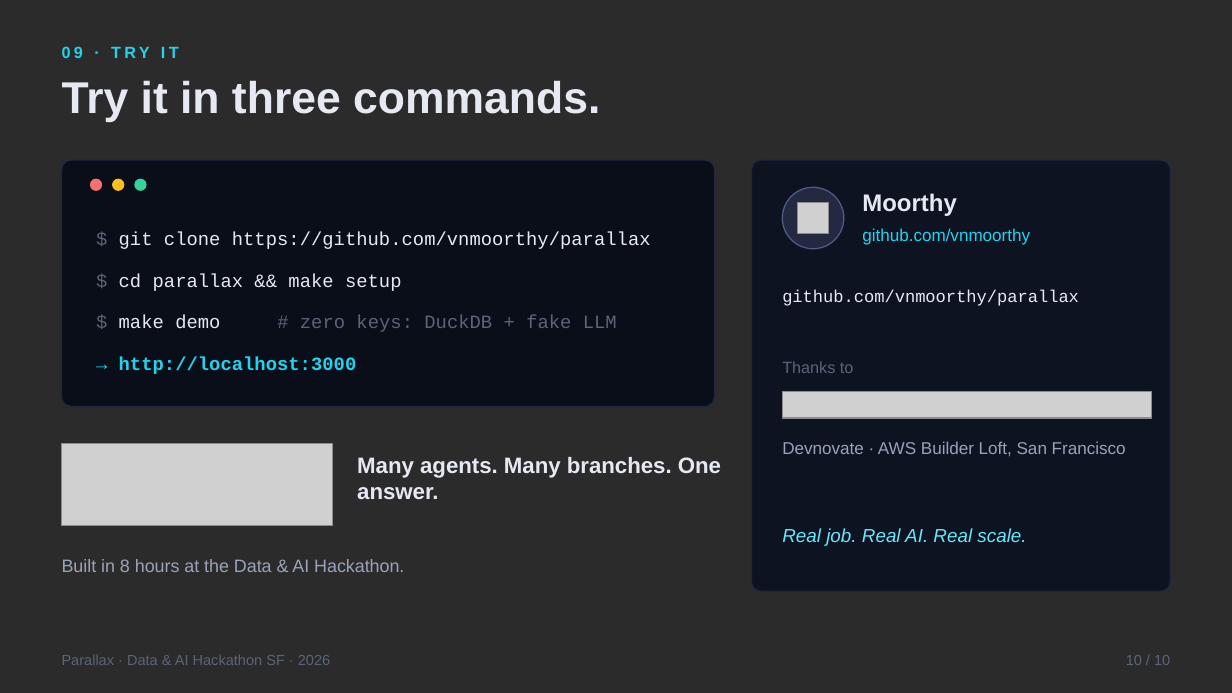
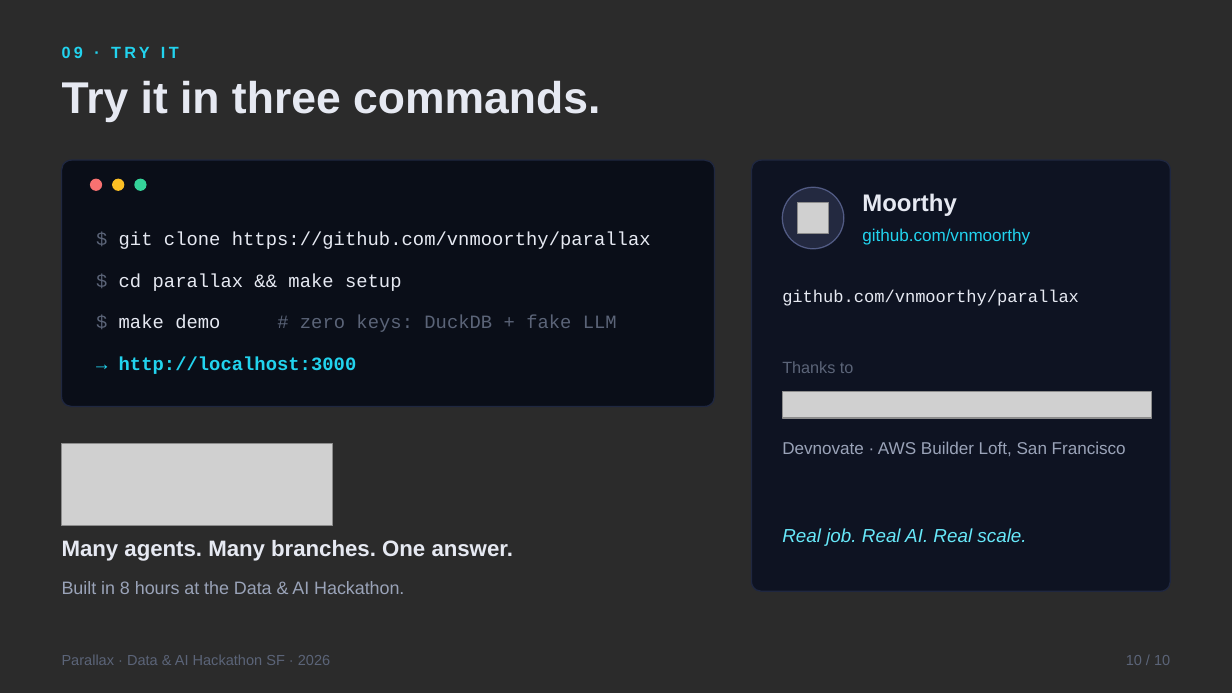
Before and after one commit to vnmoorthy/parallax, a slide deck: slide 10 of deck/Parallax.pptx. Drawn at 1232x693 pixels with LibreOffice and Linux fonts; fonts in the diff are those of the drawing; grey boxes stand for pictures; background and template pictures are left out; a plain dark background stands for a picture behind light text. Boxes give left, top, right and bottom in pixels: in the first picture for what was removed or moved away, otherwise in the second. Text is boxed around its words. In the diff, an @@ line names an element or a change of style, - is before the commit and + after.

```diff
--- a/deck/Parallax.pptx
+++ b/deck/Parallax.pptx
@@ text "Many agents. Many branches. One ..." rewrapped from [357, 457, 721, 499] to [62, 540, 513, 561] @@
@@ text "Built in 8 hours at ...": place and size @@
-text "Built in 8 hours at ..." at [62, 559, 404, 572]
+text "Built in 8 hours at ..." at [62, 581, 404, 594]
```
Also in this commit, not shown: 9 other slides changed, 12 other files.
